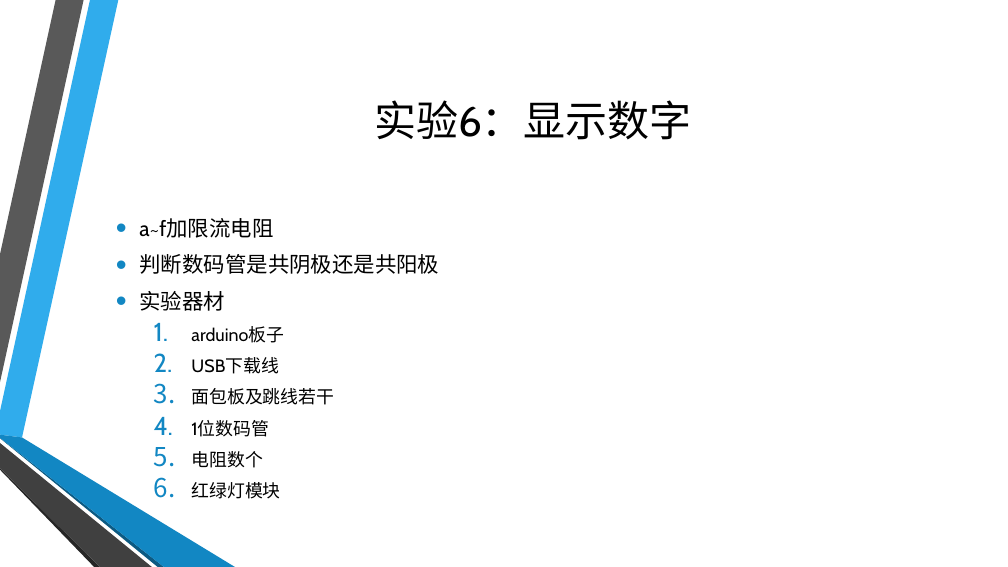
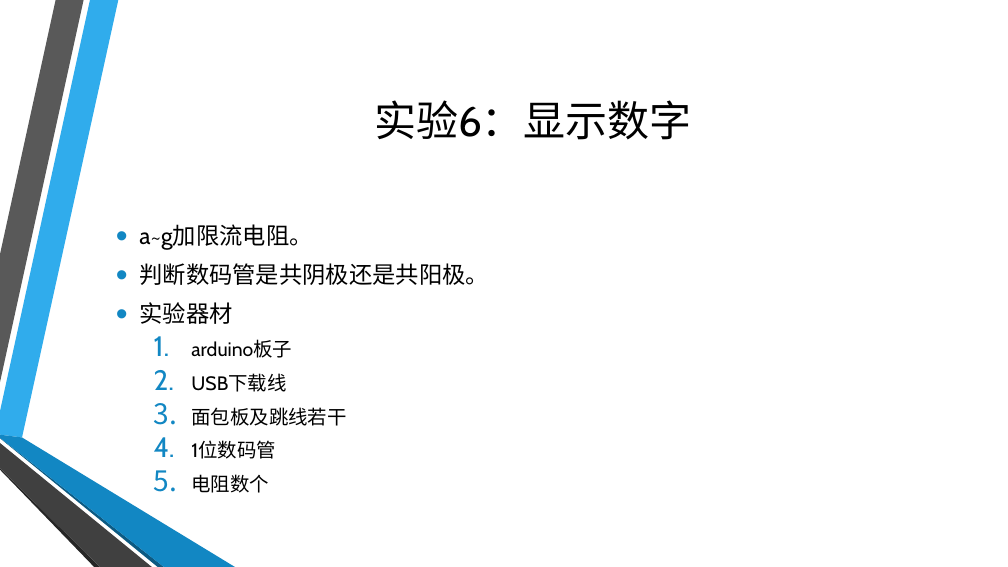
Before and after one commit to coco-hkk/arduino-courses, a slide deck: slide 7 of 2/2.pptx. Drawn at 1008x567 pixels with LibreOffice and Linux fonts; fonts in the diff are those of the drawing; background and template pictures are left out. Boxes give left, top, right and bottom in pixels: in the first picture for what was removed or moved away, otherwise in the second. Text is boxed around its words. In the diff, an @@ line names an element or a change of style, - is before the commit and + after.

```diff
--- a/2/2.pptx
+++ b/2/2.pptx
@@ text at (139,224,489,285): text changed; size 20.4 to 22.2 pt @@
-• a~f加限流电阻
-• 判断数码管是共阴极还是共阳极
+• a~g加限流电阻。
+• 判断数码管是共阴极还是共阳极。
@@ text at (139,302,346,493): size 20.4 to 22.2 pt in "实验器材"; size 17 to 18.5 pt in "arduino板子", "USB下载线", "面包板及跳线若干", "1位数码管" and 1 more places @@
@@ text at (191,482,280,499): paragraph removed @@
-  6. 红绿灯模块
```
Also in this commit, not shown: 3 other slides changed, 1 slide added, 10 other files.
